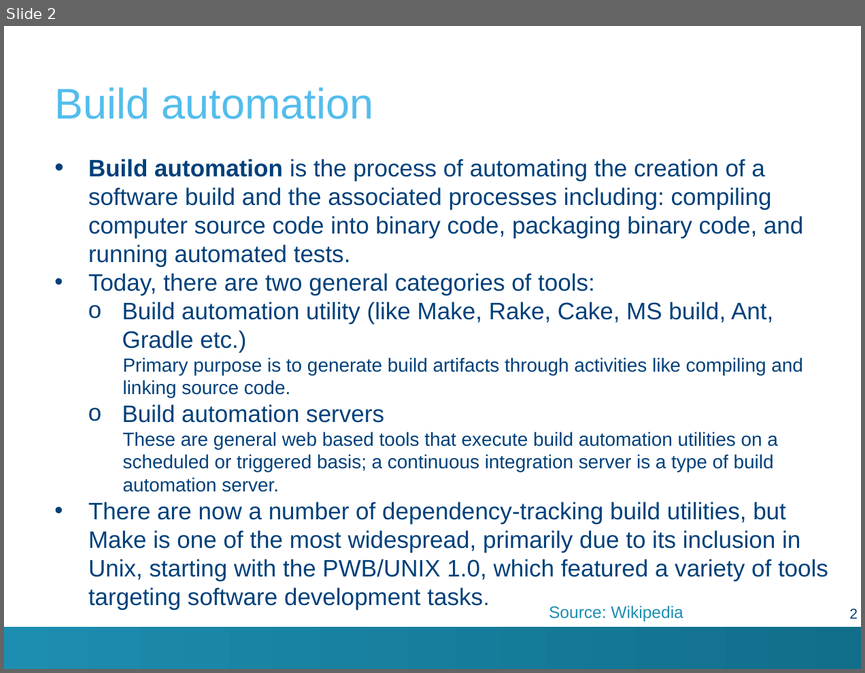
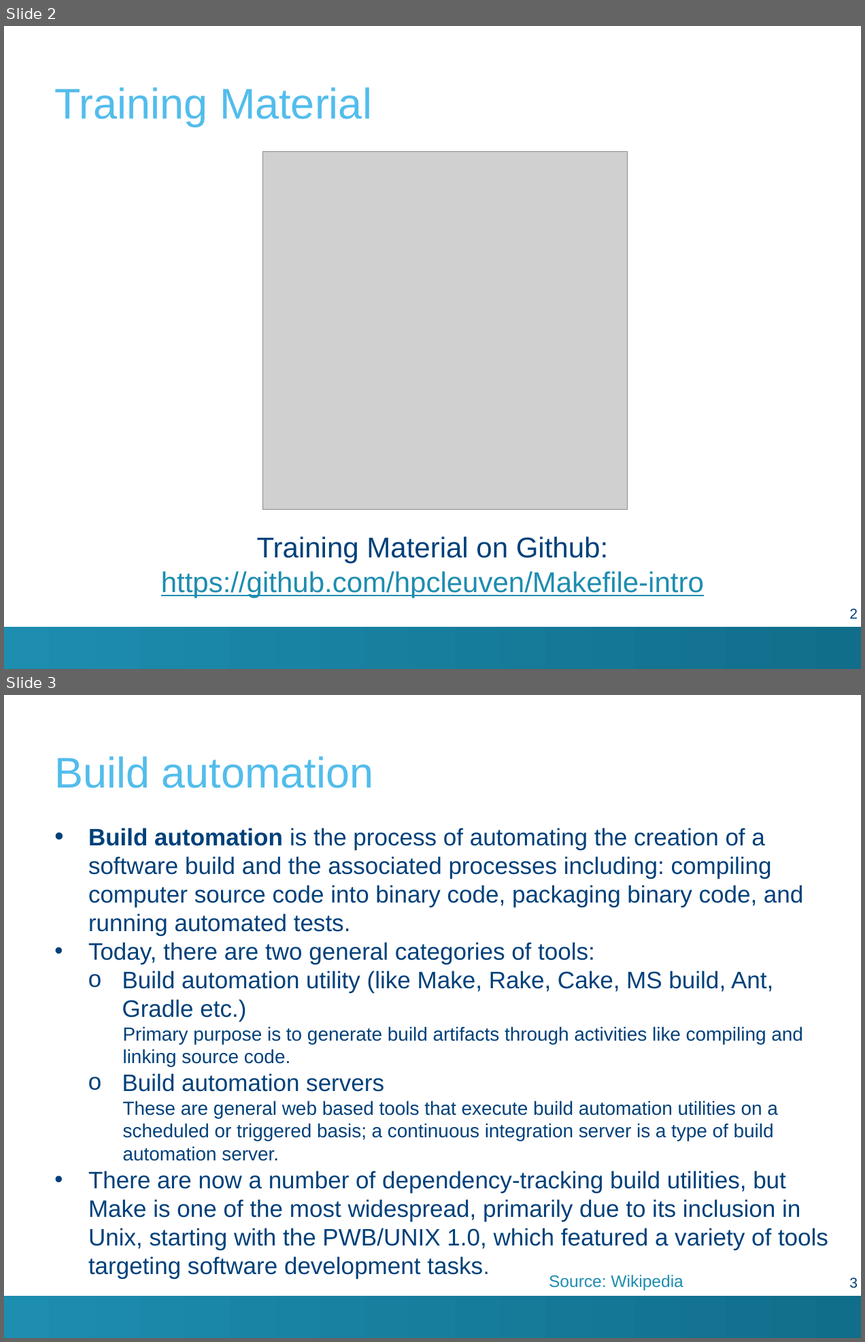
Before and after one commit to hpcleuven/Makefile-intro, a slide deck: Make.pptx. Shown one above the other, each under a label of ours: slide 2 before the commit, slides 2 and 3 after it. The pictures are 865x673 and 865x1342 pixels, drawn with LibreOffice and Linux fonts; fonts in the diff are those of the drawing; grey boxes stand for pictures; background and template pictures are left out. Boxes give left, top, right and bottom in pixels: in the first picture for what was removed or moved away, otherwise in the second. Text is boxed around its words. In the diff, an @@ line names an element or a change of style, - is before the commit and + after.

```diff
--- a/Make.pptx
+++ b/Make.pptx
@@ slide 2 added at (x1=4, y1=26, x2=861, y2=669), background #FFFFFF; not listed: 1 template element that a slide beside it also shows @@
@@ title added at (x1=54, y1=87, x2=372, y2=126), 36 pt, text #52BDEC @@
+Training Material
@@ picture added at (x1=263, y1=152, x2=627, y2=509) @@
@@ text added at (x1=161, y1=536, x2=704, y2=597), 24 pt, text #1D8DB0, underline @@
+Training Material on Github:
+https://github.com/hpcleuven/Makefile-intro
@@ page number added at (x1=849, y1=608, x2=857, y2=618), 12 pt, text #00407A @@
+2
@@ what was slide 2 is now slide 3 @@
@@ page number at (x1=849, y1=1277, x2=857, y2=1288): text changed @@
-2
+3
```
Also in this commit, not shown: 1 slide changed, 2 other files.
